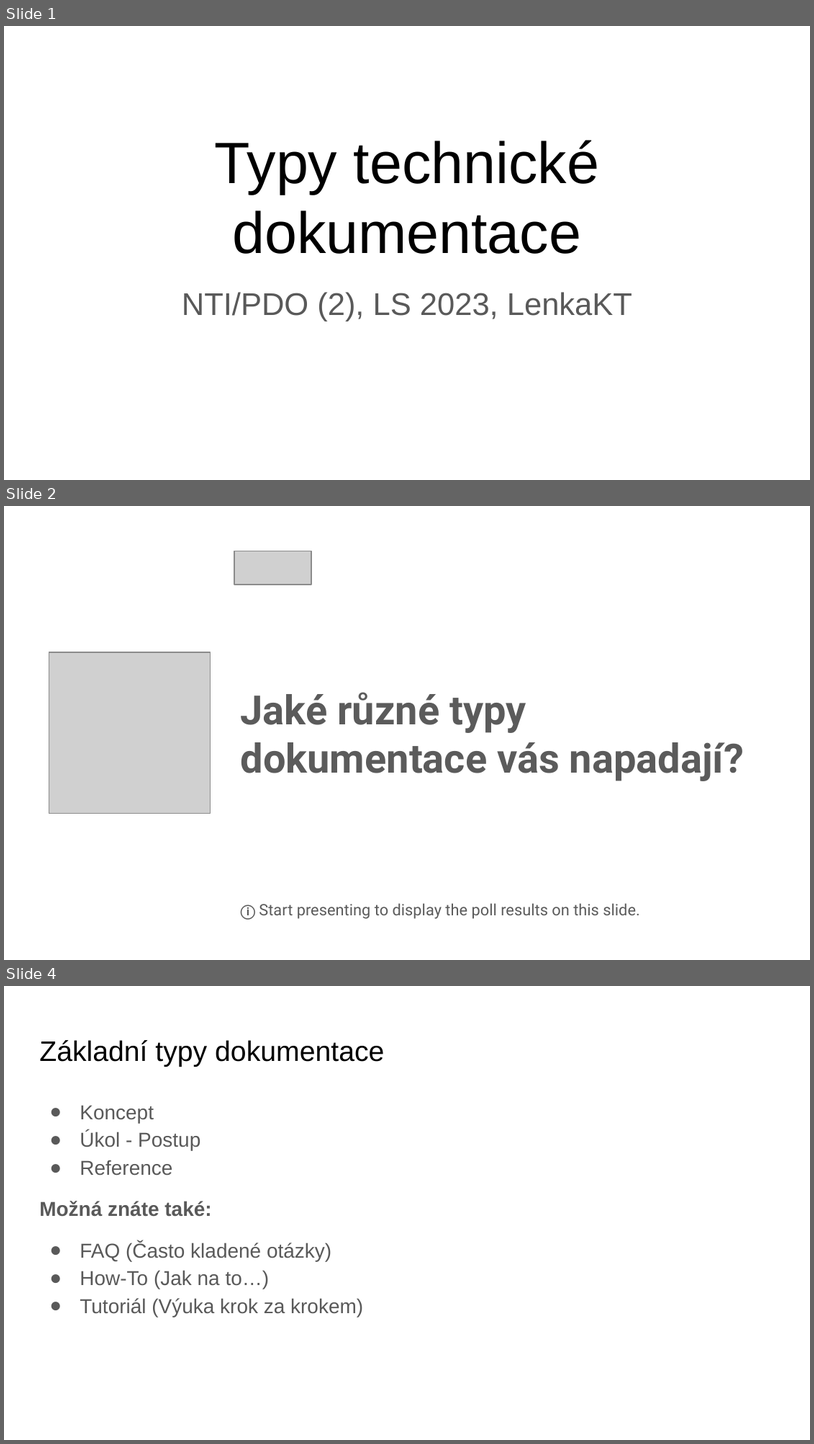
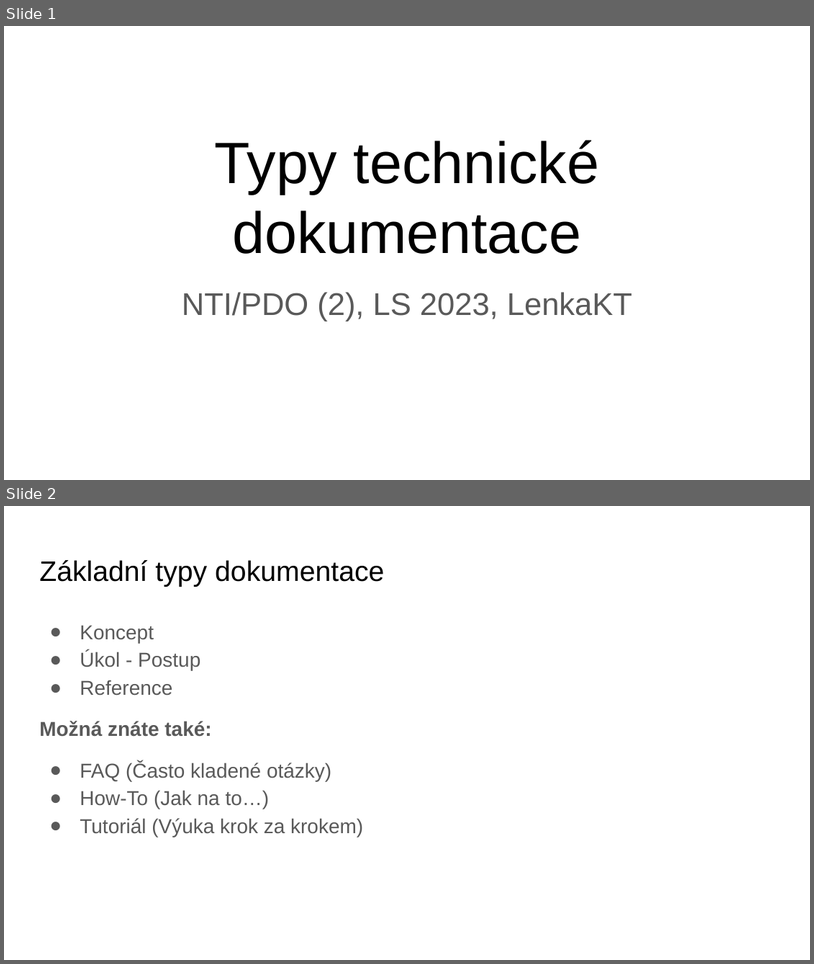
Before and after one commit to TUL-IT-2020/PDO-Psani_technicke_dokumentace, a slide deck: prednasky/PDO_202302_Typy.pptx. Shown one above the other, each under a label of ours: slides 1, 2 and 4 before the commit, slides 1 and 2 after it; the slides between them are not shown. The pictures are 814x1444 and 814x964 pixels, drawn with LibreOffice and Linux fonts; fonts in the diff are those of the drawing; grey boxes stand for pictures. Boxes give left, top, right and bottom in pixels: in the first picture for what was removed or moved away, otherwise in the second. Text is boxed around its words. In the diff, an @@ line names an element or a change of style, - is before the commit and + after.

```diff
--- a/prednasky/PDO_202302_Typy.pptx
+++ b/prednasky/PDO_202302_Typy.pptx
@@ slide 2 removed at (4,506,810,960), background #FFFFFF @@
@@ picture removed at (234,551,312,585) @@
@@ picture removed at (49,652,211,813) @@
@@ text removed at (241,692,744,781) @@
-Jaké různé typy dokumentace vás napadají?
@@ text removed at (241,903,640,919) @@
-ⓘ Start presenting to display the poll results on this slide.
@@ what was slide 4 is now slide 2 @@
```
Also in this commit, not shown: 1 other slide removed, 6 other files.
